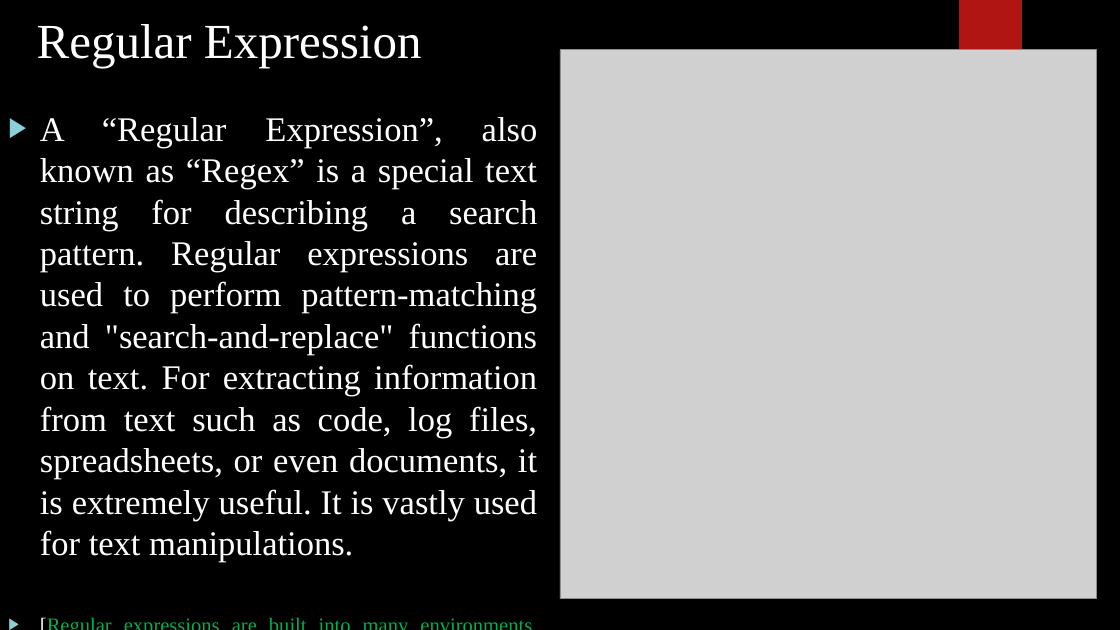
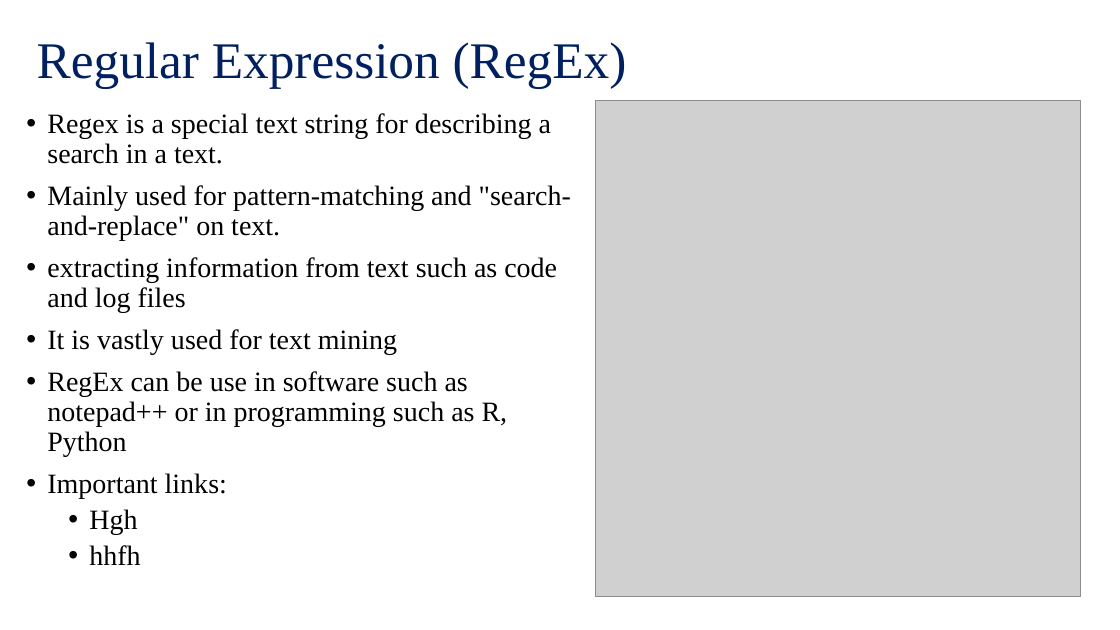
Before and after one commit to mehedi-stat/Learning-Periods, a slide deck: slide 2 of Regex_final.pptx. Drawn at 1120x630 pixels with LibreOffice and Linux fonts; fonts in the diff are those of the drawing; grey boxes stand for pictures; background and template pictures are left out. Boxes give left, top, right and bottom in pixels: in the first picture for what was removed or moved away, otherwise in the second. Text is boxed around its words. In the diff, an @@ line names an element or a change of style, - is before the commit and + after.

```diff
--- a/Regex_final.pptx
+++ b/Regex_final.pptx
@@ background picture (left out) to #FFFFFF @@
@@ title "Regular Expression (RegEx)" at bbox=[37, 42, 627, 89]: vertical alignment top to middle @@
@@ rectangle removed at bbox=[959, 0, 1022, 105] @@
@@ title at bbox=[37, 42, 627, 89]: text changed; size 42 to 44 pt; text colour #FFFFFF to #002060 @@
-Regular Expression
+Regular Expression (RegEx)
@@ text at bbox=[47, 113, 571, 565]: text changed; size 29.6 to 24 pt; text colour #FFFFFF to #000000 @@
-▶ A “Regular Expression”, also known as “Regex” is a special text string for describing a search pattern. Regular expressions are used to perform pattern-matching and "search-and-replace" functions on text. For extracting information from text such as code, log files, spreadsheets, or even documents, it is extremely useful. It is vastly used for text manipulations.
-▶ [Regular expressions are built into many environments, including text editors, programming languages, some internet search engines and many applications.]
+• Regex is a special text string for describing a search in a text.
+• Mainly used for pattern-matching and "search-and-replace" on text.
+• extracting information from text such as code and log files
+• It is vastly used for text mining
+• RegEx can be use in software such as notepad++ or in programming such as R, Python
+• Important links:
+  • Hgh
+  • hhfh
@@ picture: place and size @@
-picture at bbox=[560, 50, 1097, 599]
+picture at bbox=[596, 100, 1081, 597]
```
Also in this commit, not shown: 3 other slides changed, 1 slide added.
